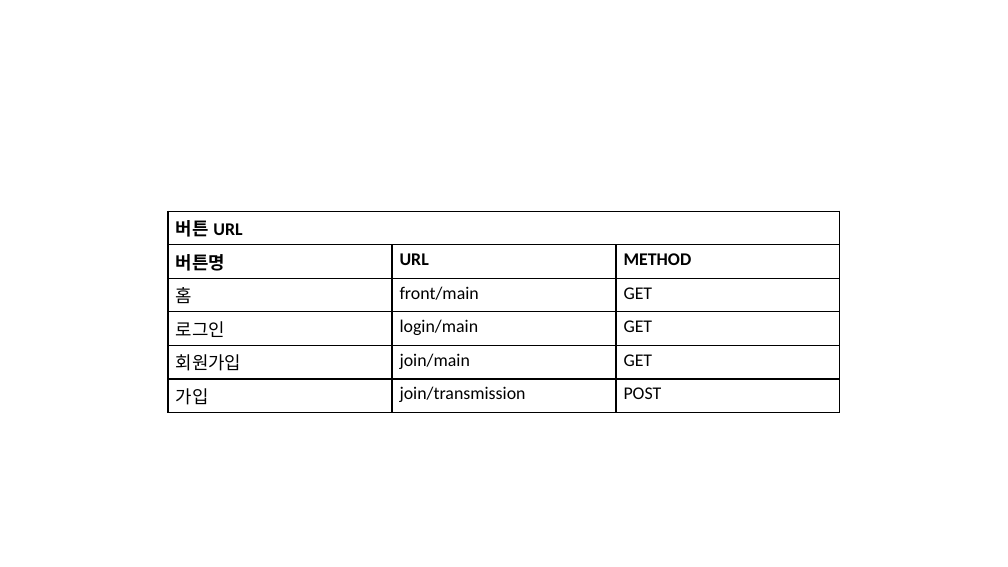
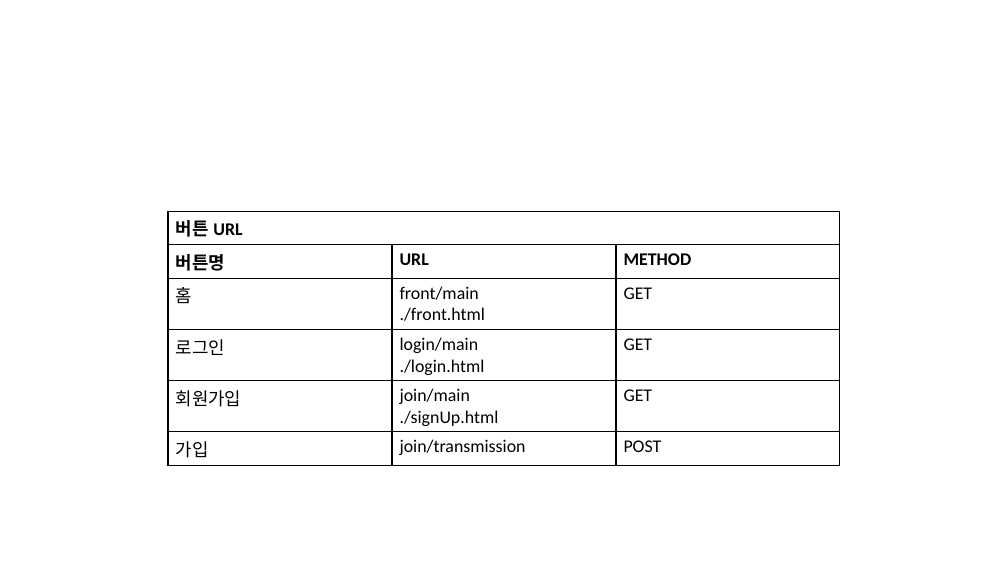
Before and after one commit to to-hworld/Library_Project, a slide deck: slide 8 of design/pageDesign.pptx. Drawn at 1008x567 pixels with LibreOffice and Linux fonts; fonts in the diff are those of the drawing. Boxes give left, top, right and bottom in pixels: in the first picture for what was removed or moved away, otherwise in the second. Text is boxed around its words. In the diff, an @@ line names an element or a change of style, - is before the commit and + after.

```diff
--- a/design/pageDesign.pptx
+++ b/design/pageDesign.pptx
@@ table at (168,211,839,462) @@
-row 3, column 2: front/main
+row 3, column 2: front/main / ./front.html
-row 4, column 2: login/main
+row 4, column 2: login/main / ./login.html
-row 5, column 2: join/main
+row 5, column 2: join/main / ./signUp.html
```
Also in this commit, not shown: 22 other slides changed, 1 slide added, 6 other files.
